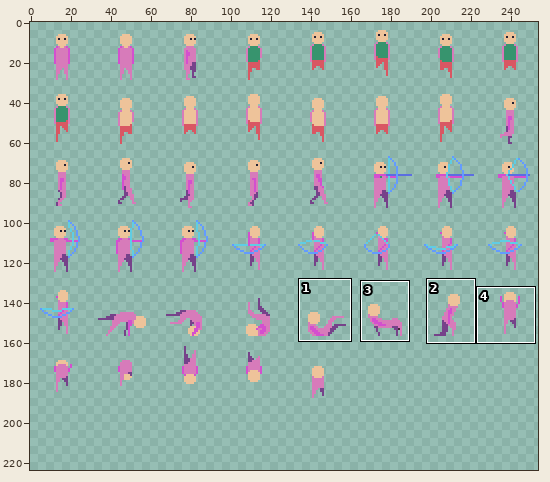
Sprite sheet: testgame/www/assets/spritesheets/pawn.png. The first picture is a wide view before the edit; the outline marks the close-up.
Close-up. Before:
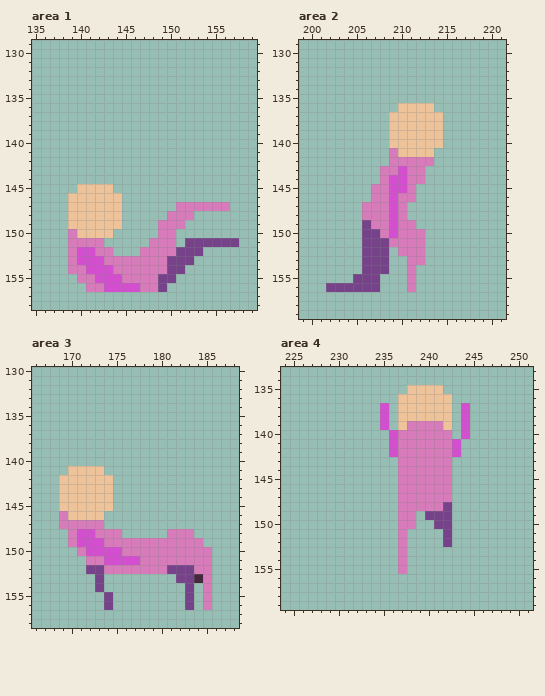
The file is 256x192 pixels. Shown: area 1: x 135..159, y 129..158; area 2: x 199..221, y 129..159; area 3: x 166..188, y 130..158; area 4: x 224..251, y 133..159. The old version is drawn lined up with the new one, on the new canvas. The wide view leaves out empty margins. The commit also changed other parts of the picture, which this record leaves out.
The result:
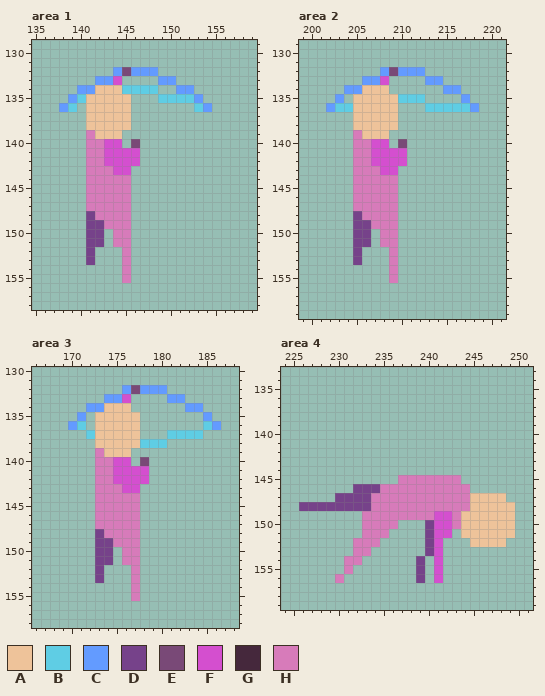
Palette (. is transparent): A #eec39a  B #5fcde4  C #639bff  D #76428a  E #794977  F #d44fcf  G #45283c  H #d77bba
The exact change:
canvas 256x192 -> 256x224
Area 1:
y 132: x 144..148 ..... -> CECCC
y 133: x 142..144 ... -> CCF; x 149..150 .. -> CC
y 134: x 140..148 ......... -> CCAAABBBB; x 151..152 .. -> CC
y 135: x 139..145 ....... -> CBAAAAA; x 149..153 ..... -> BBBBC
y 136: x 138..139 .. -> CB; x 141..145 ..... -> AAAAA; x 153..154 .. -> BC
y 137..138: x 141..145 ..... -> AAAAA
y 139: x 141..144 .... -> HAAA
y 140: x 141..144 .... -> HHFF; x 146 . -> E
y 141..142: x 141..146 ...... -> HHFFFF
y 143: x 141..145 ..... -> HHHFF
y 144: x 141..145 ..... -> HHHHH
y 145: x 140..145 AAAA.. -> .HHHHH
y 146: x 139..145 AAAAAA. -> ..HHHHH
y 147: x 139..145 AAAAAA. -> ..HHHHH; x 151..156 HHHHHH -> ......
y 148: x 139..145 AAAAAA. -> ..DHHHH; x 150..152 HHH -> ...
y 149: x 139..145 AAAAAA. -> ..DDHHH; x 149..151 HHH -> ...
y 150: x 139..145 HAAAA.. -> ..DD.HH; x 149..150 HH -> ..
y 151: x 139..142 HHHH -> ..DD; x 144..145 .. -> HH; x 148..150 HHH -> ...; x 152..157 DDDDDD -> ......
y 152: x 139..143 HFFHH -> ..D..; x 145 . -> H; x 147..153 HHHHDDD -> .......
y 153: x 139..144 HFFFHH -> ..D...; x 146..152 HHHHDDD -> .......
y 154: x 139..144 HHFFFH -> ......; x 146..151 HHHHDD -> ......
y 155: x 140..144 HHFFF -> .....; x 146..150 HHHDD -> .....
y 156: x 141..149 HHFFFFHHD -> .........
Area 2:
y 132: x 208..212 ..... -> CECCC
y 133: x 206..208 ... -> CCF; x 213..214 .. -> CC
y 134: x 204..208 ..... -> CCAAA; x 215..216 .. -> CC
y 135: x 203 . -> C; x 205..212 ........ -> AAAAABBB; x 217 . -> C
y 136: x 202..218 ........AAAA..... -> CBBAAAAA...BBBBBC
y 137..138: x 205..208 .... -> AAAA; x 210..214 AAAAA -> .....
y 139: x 205..214 ....AAAAAA -> HAAA......
y 140: x 205..214 ....AAAAAA -> HHFF.E....
y 141: x 205..213 ....HAAAA -> HHFFFF...
y 142: x 205..213 ....HHHHH -> HHFFFF...
y 143: x 205..212 ...HHFHH -> HHHFF...
y 144: x 205..207 ... -> HHH; x 209..212 FFHH -> H...
y 145: x 205..206 .. -> HH; x 209..211 FFH -> H..
y 146: x 205..206 .. -> HH; x 209..211 FHH -> H..
y 147: x 205 . -> H; x 209..210 FH -> H.
y 148: x 205 . -> D; x 209..210 FH -> H.
y 149: x 205 . -> D; x 209..211 FHH -> H..
y 150: x 205 . -> D; x 207 D -> .; x 209..212 FHHH -> H...
y 151: x 205 . -> D; x 207..208 DD -> .H; x 210..212 HHH -> ...
y 152: x 205..212 .DDD.HHH -> D...H...
y 153: x 205..209 .DDD. -> D...H; x 211..212 HH -> ..
y 154: x 206..209 DDD. -> ...H; x 211 H -> .
y 155: x 205..207 DDD -> ...; x 209 . -> H; x 211 H -> .
y 156: x 202..207 DDDDDD -> ......; x 211 H -> .
Area 3:
y 132: x 176..180 ..... -> CECCC
y 133: x 174..176 ... -> CCF; x 181..182 .. -> CC
y 134: x 172..176 ..... -> CCAAA; x 183..184 .. -> CC
y 135: x 171 . -> C; x 173..177 ..... -> AAAAA; x 185 . -> C
y 136: x 170..171 .. -> CB; x 173..177 ..... -> AAAAA; x 185..186 .. -> BC
y 137: x 172..177 ...... -> BAAAAA; x 181..184 .... -> BBBB
y 138: x 173..180 ........ -> AAAAABBB
y 139: x 173..176 .... -> HAAA
y 140: x 173..176 .... -> HHFF; x 178 . -> E
y 141: x 170..178 AAAA..... -> ...HHFFFF
y 142: x 169..178 AAAAAA.... -> ....HHFFFF
y 143: x 169..177 AAAAAA... -> ....HHHFF
y 144..145: x 169..177 AAAAAA... -> ....HHHHH
y 146: x 169..177 HAAAA.... -> ....HHHHH
y 147: x 169..172 HHHH -> ....; x 174..177 .... -> HHHH
y 148: x 170..173 HFFH -> ...D; x 176..177 .. -> HH; x 181..183 HHH -> ...
y 149: x 170..174 HFFFH -> ...DD; x 178..184 HHHHHHH -> .......
y 150: x 171..175 HFFFF -> ..DD.; x 178..185 HHHHHHHH -> ........
y 151: x 172..185 HHFFFFHHHHHHHH -> .DD.HH........
y 152: x 172 D -> .; x 174..176 HHH -> ...; x 178..185 HHHDDDHH -> ........
y 153: x 177 . -> H; x 182..185 DDGH -> ....
y 154: x 173 D -> .; x 177 . -> H; x 183 D -> .; x 185 H -> .
y 155: x 174 D -> .; x 177 . -> H; x 183 D -> .; x 185 H -> .
y 156: x 174 D -> .; x 183 D -> .; x 185 H -> .
Area 4:
y 135: x 238..241 AAAA -> ....
y 136: x 237..242 AAAAAA -> ......
y 137..138: x 235 F -> .; x 237..242 AAAAAA -> ......; x 244 F -> .
y 139: x 235 F -> .; x 237..242 AHHHHA -> ......; x 244 F -> .
y 140: x 236..242 FHHHHHH -> .......; x 244 F -> .
y 141..142: x 236..243 FHHHHHHF -> ........
y 143..144: x 237..242 HHHHHH -> ......
y 145: x 243 . -> H
y 146: x 232..236 ..... -> DDDHH; x 243..244 .. -> HH
y 147: x 230..236 ....... -> DDDDHHH; x 243..248 ...... -> HHAAAA
y 148: x 226..236 ........... -> DDDDDDDDHHH; x 242..249 D....... -> HHHAAAAA
y 149: x 233..236 .... -> HHHH; x 239..249 .DDD....... -> HHFFHAAAAAA
y 150: x 233..238 ....HH -> HHHH..; x 240..249 .DD....... -> DFFHAAAAAA
y 151: x 233..235 ... -> HHH; x 237 H -> .; x 240..242 ..D -> DFF; x 244..249 ...... -> AAAAAA
y 152: x 232..234 ... -> HHH; x 237 H -> .; x 240..242 ..D -> DF.; x 245..248 .... -> AAAA
y 153: x 232..233 .. -> HH; x 237 H -> .; x 240..241 .. -> DF
y 154: x 231..232 .. -> HH; x 237 H -> .; x 239 . -> D; x 241 . -> F
y 155: x 231 . -> H; x 237 H -> .; x 239 . -> D; x 241 . -> F
y 156: x 230 . -> H; x 239 . -> D; x 241 . -> F
Changed places in both close-ups, as pixel boxes (x1, y1, x2, y2):
changed: (59, 67, 239, 292)
changed: (326, 67, 479, 292)
changed: (59, 385, 221, 610)
changed: (299, 385, 515, 583)
